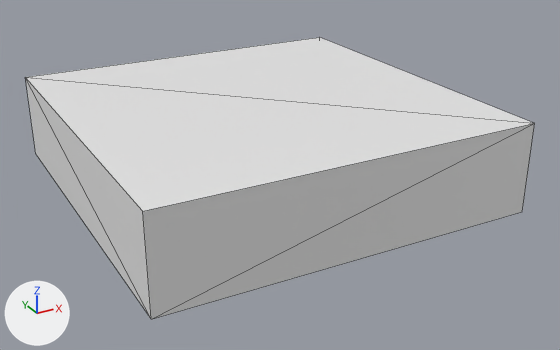
One commit to the glTF model Model3d/glb/C04-00216A.glb: the scene before it, then after it.
One viewpoint serves both versions: a 50 mm camera at (-0.00101, -0.00316, 0.00221) aimed at (0.00132, 0.00106, 0.0001). The lights are fixed; the arrows at lower left show +X, +Y and +Z. The picture after the commit comes second. Mesh edges are drawn as thin lines. Where no turn or scale is listed for an object, it has been applied to the vertices. Vertices at exactly the same position are counted once.

Objects in the first picture: 'OpenSCAD Model'.
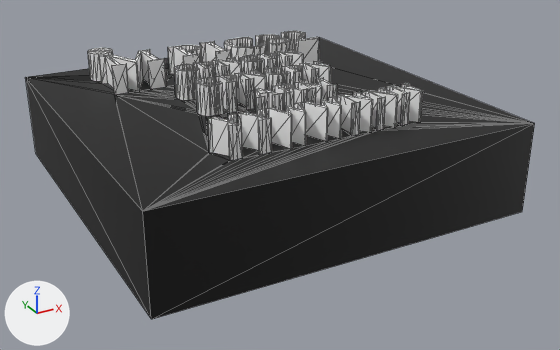
Pixel boxes [x1, y1, x2, y2] of what changed, in the pictures (560 x 350 px):
'OpenSCAD Model', reshaped: before [26, 37, 535, 319]; after [26, 31, 535, 319]
part 1 of me_openscad_model, added: after [26, 31, 534, 211]
part 2 of me_openscad_model, recoloured (white to black): [26, 78, 535, 319] in both

Diff of the bpy script that builds the scene:
```diff
--- a/Model3d/glb/C04-00216A.glb.py
+++ b/Model3d/glb/C04-00216A.glb.py
@@ mat_color_1 @@
+mat_color_1 = principled_material('Color 1')
+mat_color_1.base_color = (0.0, 0.0, 0.0)  # black #000000
@@ mat_color_2 @@
+mat_color_2 = principled_material('Color 2')
+mat_color_2.base_color = (1.0, 1.0, 1.0)  # white #ffffff
@@ me_openscad_model @@
 # used by ob_openscad_model
-me_openscad_model.from_pydata(...)  # 8 vertices, 12 faces; spans x 0.0..0.0025, y 0.0..0.0025, z 0.0..0.0006
+me_openscad_model.from_pydata(...)  # 1518 vertices, 3032 faces; spans x 0.0..0.0025, y 0.0..0.0025, z 0.0..0.0008
+# me_openscad_model part 1: 1510 vertices added at x 0.0004..0.00205, y 0.00035..0.0023, z 0.0006..0.0008
+# me_openscad_model part 2: 10 faces spanning x 0.0..0.0025, y 0.0..0.0025, z 0.0..0.0006 switch from no material to mat_color_1 (black #000000)
+me_openscad_model.materials.append(mat_color_2)  # white #ffffff
```
